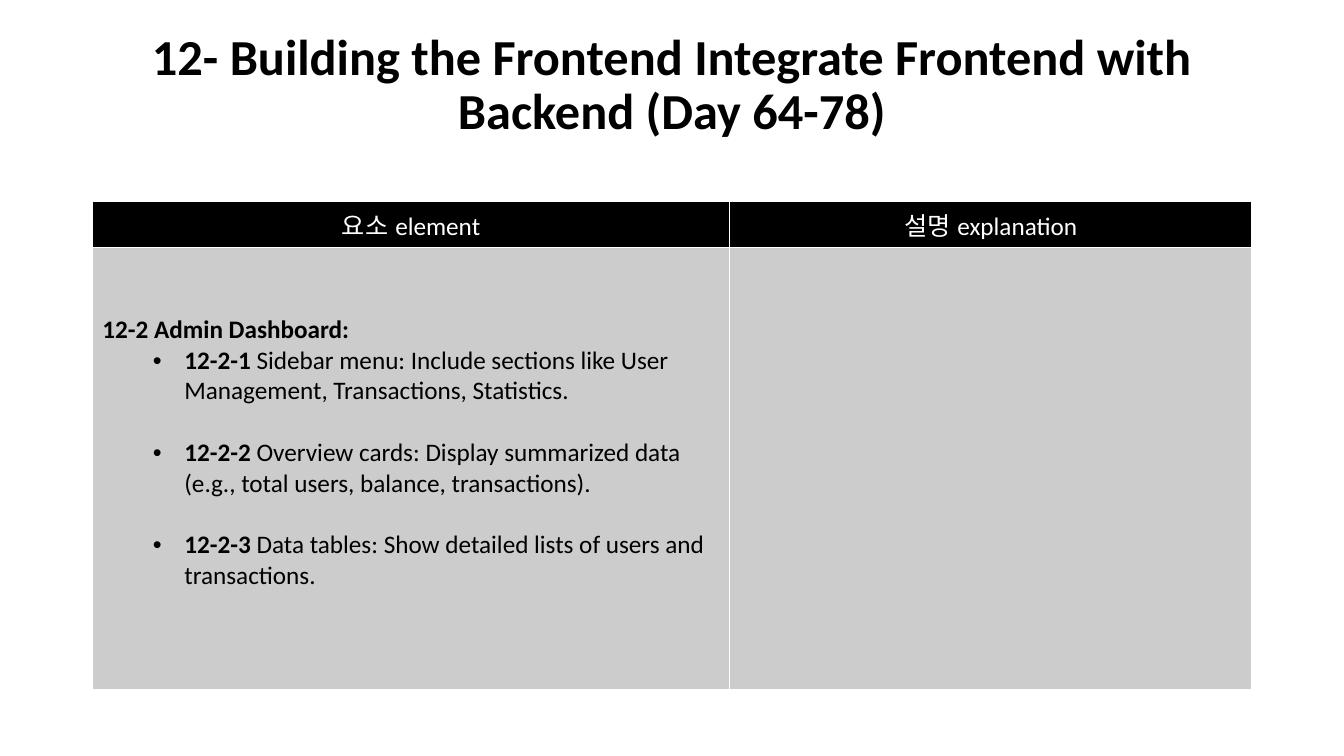
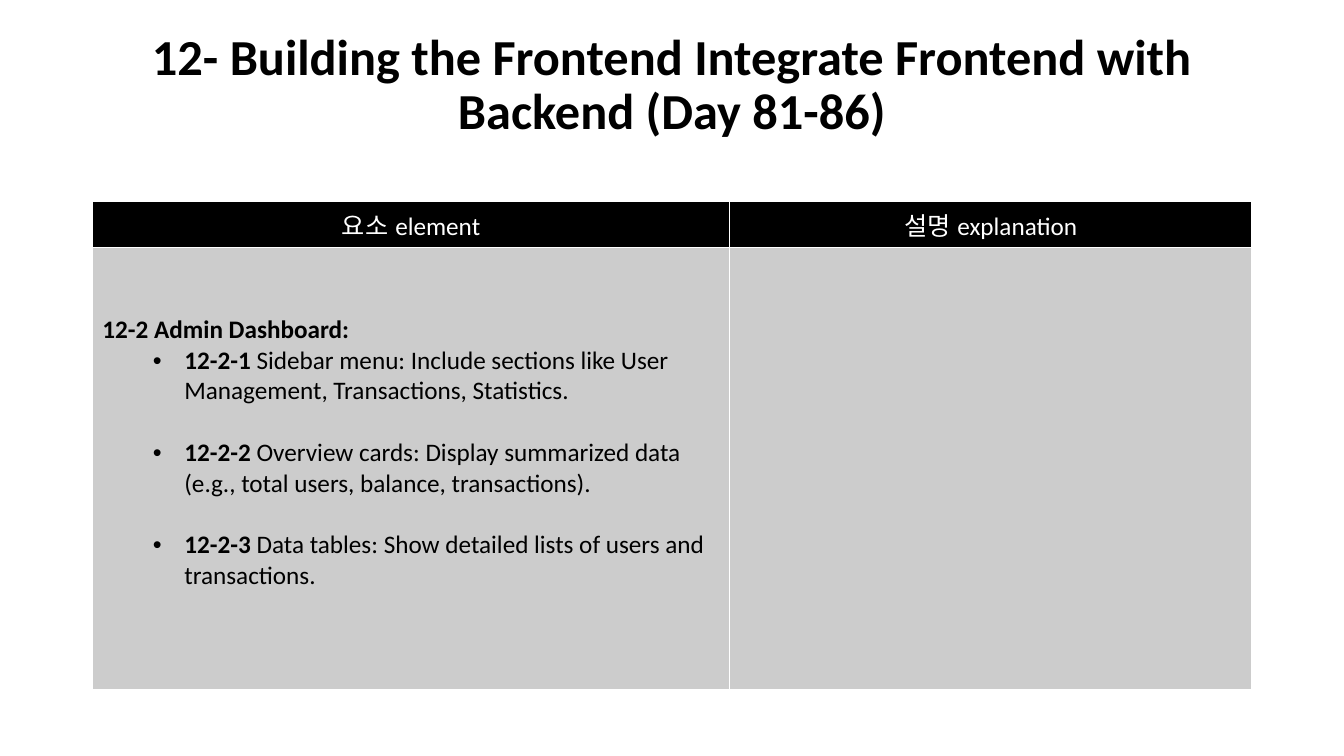
Before and after one commit to javaman37/garnet, a slide deck: slide 30 of src/main/resources/AdminPagePlanning.pptx (slide 27 before the commit). Drawn at 1344x756 pixels with LibreOffice and Linux fonts; fonts in the diff are those of the drawing. Boxes give left, top, right and bottom in pixels: in the first picture for what was removed or moved away, otherwise in the second. Text is boxed around its words. In the diff, an @@ line names an element or a change of style, - is before the commit and + after.

```diff
--- a/src/main/resources/AdminPagePlanning.pptx
+++ b/src/main/resources/AdminPagePlanning.pptx
@@ title at (x1=152, y1=39, x2=1191, y2=137): text changed @@
-12- Building the Frontend Integrate Frontend with Backend (Day 64-78)
+12- Building the Frontend Integrate Frontend with Backend (Day 81-86)
```
Also in this commit, not shown: 22 other slides changed, 3 slides added, 1 other file.
